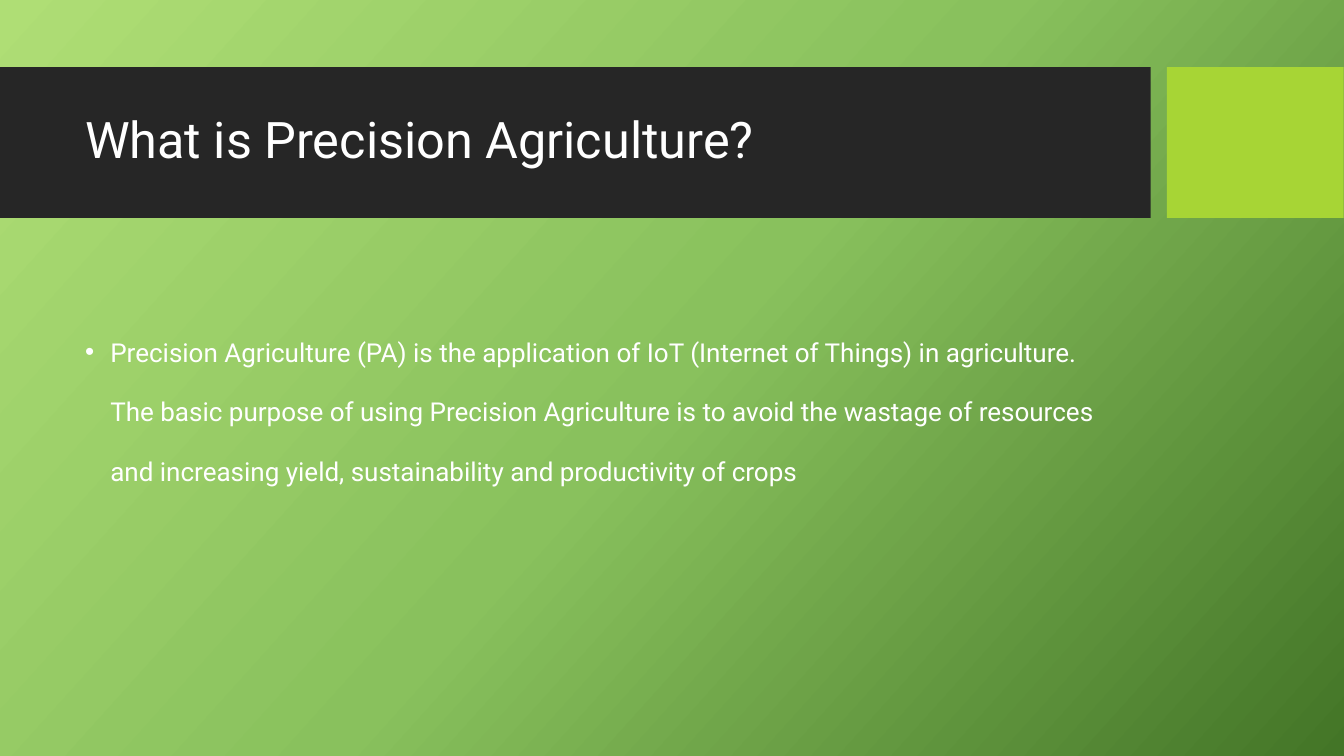
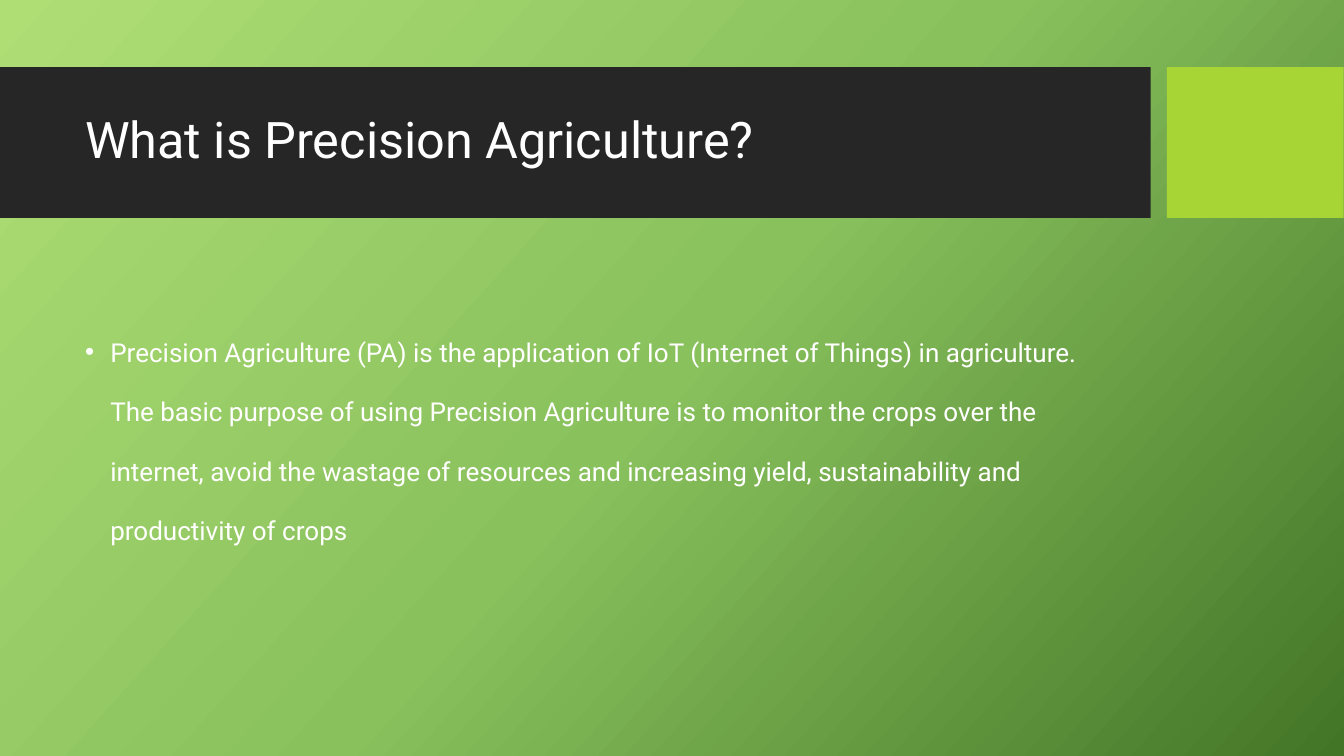
Before and after one commit to Haz-IQ/Precise-Agriculture, a slide deck: slide 3 of Presentation PA.pptx. Drawn at 1344x756 pixels with LibreOffice and Linux fonts; fonts in the diff are those of the drawing; background and template pictures are left out. Boxes give left, top, right and bottom in pixels: in the first picture for what was removed or moved away, otherwise in the second. Text is boxed around its words. In the diff, an @@ line names an element or a change of style, - is before the commit and + after.

```diff
--- a/Presentation PA.pptx
+++ b/Presentation PA.pptx
@@ text at [110, 341, 1076, 546]: text changed @@
-• Precision Agriculture (PA) is the application of IoT (Internet of Things) in agriculture. The basic purpose of using Precision Agriculture is to avoid the wastage of resources and increasing yield, sustainability and productivity of crops
+• Precision Agriculture (PA) is the application of IoT (Internet of Things) in agriculture. The basic purpose of using Precision Agriculture is to monitor the crops over the internet, avoid the wastage of resources and increasing yield, sustainability and productivity of crops
```
Also in this commit, not shown: 4 other slides changed, 1 slide added, 2 slides removed.
